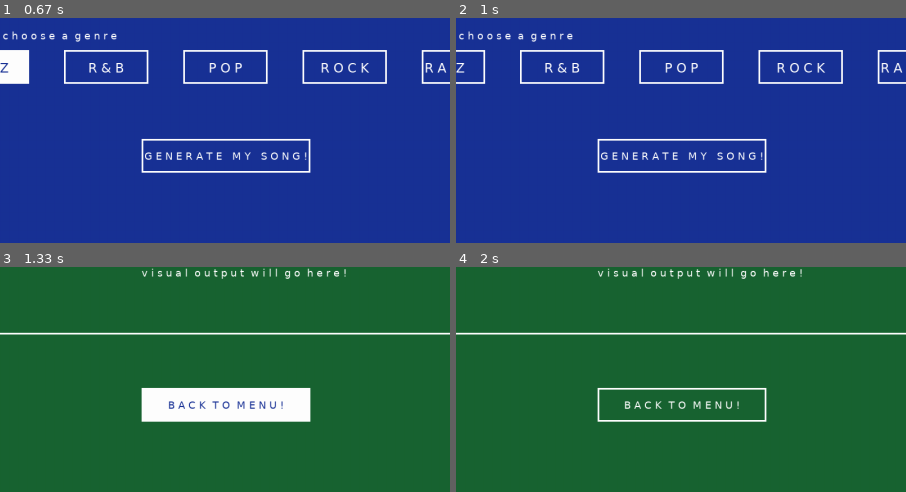
Above: before the commit, frames 1-4 (two rows, left to right).
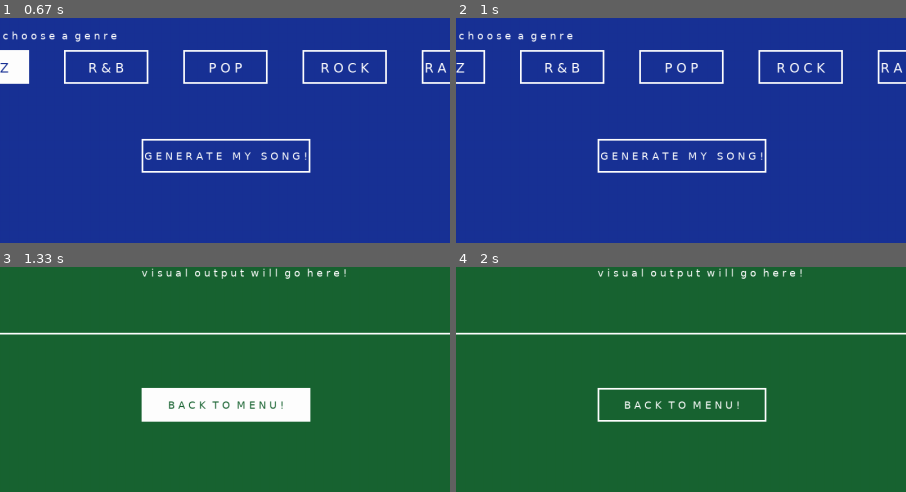
Above: after the commit, the same moments.

Repository: sd19spring/GERSHWIN
Game: pygame game, started from framework.py
The game is run twice, just before and just after one commit, with the same random seed, the same clock (stepped at 60 frames per second) and the same inputs.
Inputs (mouse positions are % of the whole screen's width and height, from its top left):
- Up to frame 1 (0.67 s): click "J A Z Z" at 0.38 s
- Up to frame 2 (1 s): click (51, 56) at 0.72 s
- Up to frame 3 (1.33 s): click "G E N E R A T E M Y S O N G !" at 1.05 s
- Up to frame 4 (2 s): click (87, 85) at 1.38 s
The pictures show only the part of the screen within x 25-75%, y 50-100%; the shares and areas given below are measured in that part.

Frames 1-2 are identical in both runs. In frame 3, 0.3% of the frame differs, in the area x 37-63%, y 59-64%; in frame 4, nothing differs.

Commit message:
Change back font color to darkgreen

Diff:
--- a/framework.py
+++ b/framework.py
@@ -211,7 +211,7 @@
         (a, b) = pygame.mouse.get_pos()
         if a > 650 and a < 950 and b > (s_height/1.3) and b < (s_height/1.3)+60:
             pygame.draw.rect(screen,white,[650, s_height/1.3,300,60],0)
-            step3 = smallfont.render('B A C K  T O  M E N U !', True, darkblue)
+            step3 = smallfont.render('B A C K  T O  M E N U !', True, darkgreen)
         else:
             pygame.draw.rect(screen,white,[650, s_height/1.3,300,60],3)
             step3 = smallfont.render('B A C K  T O  M E N U !', True, white)
